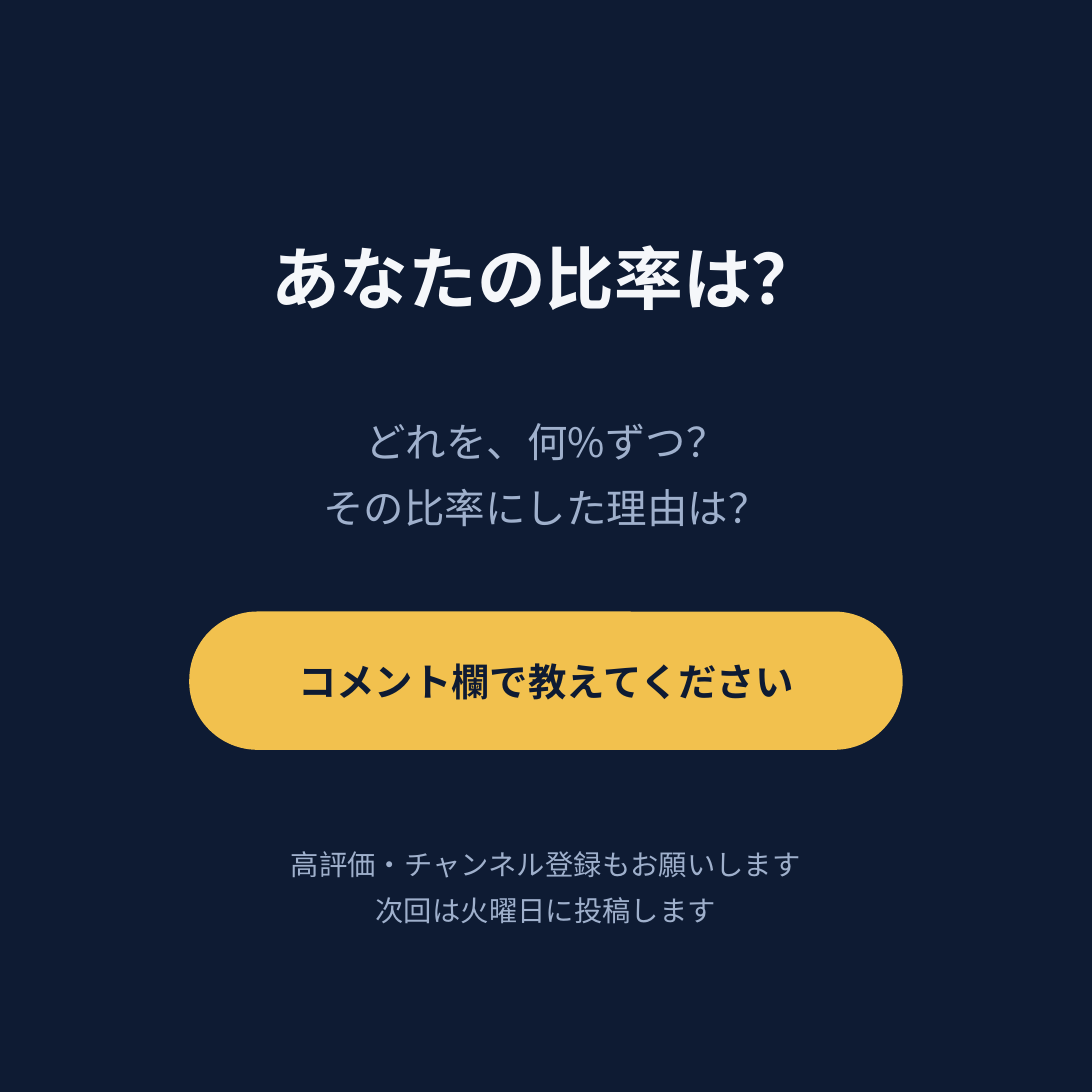
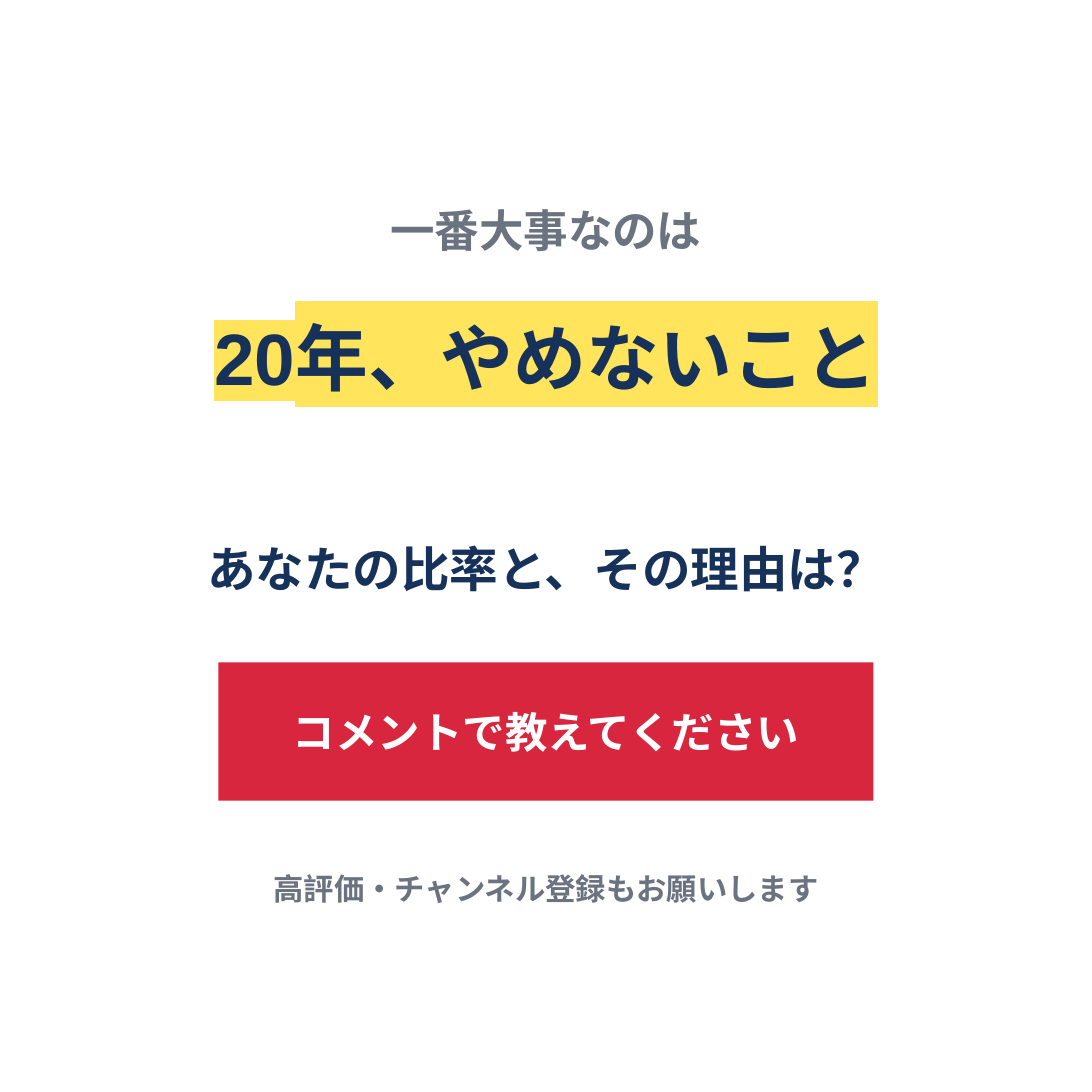
Before and after one commit to kobanker/test-project, a slide deck: slide 30 of youtube/2026-07-28-slides-5fund.pptx (slide 36 before the commit). Drawn at 1092x1092 pixels with LibreOffice and Linux fonts; fonts in the diff are those of the drawing. Boxes give left, top, right and bottom in pixels: in the first picture for what was removed or moved away, otherwise in the second. Text is boxed around its words. In the diff, an @@ line names an element or a change of style, - is before the commit and + after.

```diff
--- a/youtube/2026-07-28-slides-5fund.pptx
+++ b/youtube/2026-07-28-slides-5fund.pptx
@@ background #0E1B33 to #FFFFFF @@
@@ text at (391,209,702,251): text changed; size 34 to 22 pt; font Noto Sans CJK JP to Arial; text colour #F5F7FA to #6B7280 @@
-あなたの比率は？
+一番大事なのは
@@ text added at (214,328,877,392), 36 pt, text #17325A, bold @@
+20年、やめないこと
@@ text at (207,545,885,592): text changed; size 20 to 24 pt; font Noto Sans CJK JP to Arial; text colour #9FB0CC to #17325A; bold on @@
-どれを、何%ずつ？
-その比率にした理由は？
+あなたの比率と、その理由は？
@@ rounded rectangle removed at (189,612,903,750) @@
@@ rectangle added at (218,662,874,801), fill #D7263D @@
@@ text at (293,712,799,752): text changed; size 19 to 21 pt; font Noto Sans CJK JP to Arial; text colour #0E1B33 to #FFFFFF @@
-コメント欄で教えてください
+コメントで教えてください
@@ text "高評価・チャンネル登録もお願いします": place and size @@
-text "高評価・チャンネル登録もお願いします" at (291,851,801,924)
+text "高評価・チャンネル登録もお願いします" at (273,874,818,903)
@@ text "高評価・チャンネル登録もお願いします" at (273,874,818,903): size 14 to 15 pt, font Noto Sans CJK JP to Arial, text colour #9FB0CC to #6B7280, bold on; line spacing 1.35 to 1 @@
@@ text at (376,897,716,924): paragraph removed @@
-次回は火曜日に投稿します
```
Also in this commit, not shown: 14 other slides changed, 15 slides added, 21 slides removed, 1 other file.
